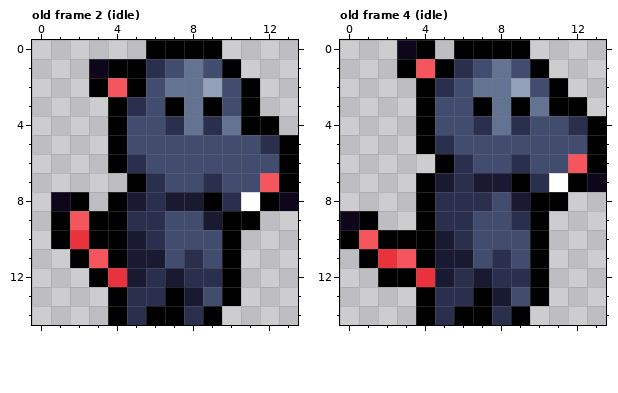
Two versions of one pixel-art file, BurningKnight/Content/Animations/rat.ase. The picture above was drawn from the file before the commit.
14x15 pixels, 6 frames. Shown: old frame 2 (idle), old frame 4 (idle). The commit also changed other frames, which this record leaves out.
Now the later version:
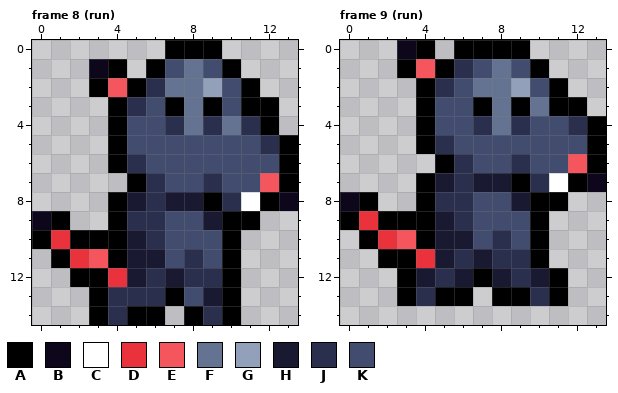
Palette (. is transparent): A #000000  B #0e071b  C #ffffff  D #ea323c  E #f5555d  F #657392  G #92a1b9  H #1a1932  J #2a2f4e  K #424c6e
A new or re-ordered frame is compared with the old frame closest to it.
The exact change:
frames 6 -> 10
--- frame 8 (run) is new; against old frame 2 (idle)
@@ x 0..13 @@
- 0 ......AAAA....
- 1 ...BAAJKFKA...
- 2 ...AEAKFFGKA..
- 3 ....AJKAFAKA..
- 4 ....AKKJFJFAA.
+ 0 .......AAA....
+ 1 ...BA.AKFKA...
+ 2 ...AEAJFFGKA..
+ 3 ....AJKAFAKAA.
+ 4 ....AKKJFJFJA.
  5 ....AKKKKKKKJA
@@ x 0..13 @@
  7 .....AJKKJKKEA
- 8 .BA.AHJHHAJCAB
- 9 .AEAAJJKKHAA..
-10 .ADAAHJKKKA...
-11 ..AEAHHKJKA...
-12 ...ADHJHJJA...
-13 ....AJJAHKA...
-14 ....AJAAJA....
+ 8 ....AHJHHAJCAB
+ 9 BA..AJJKKHAA..
+10 ADAAAHJKKKA...
+11 .ADEAHHKJKA...
+12 ..AADHJHJJA...
+13 ...AJJJAKHA...
+14 ...AJAA.AJA...
--- frame 9 (run) is new; against old frame 4 (idle)
@@ x 0..13 @@
  7 ....AHJHHAJCAB
- 8 ....AJJJKHAA..
- 9 BA..AJJKKJA...
-10 AEAAAHJKKKA...
-11 .ADEAHHKJKA...
-12 ..AADHJHJJA...
-13 ....AJJAHKA...
-14 ....AJAAJA....
+ 8 BA..AJJKKHAA..
+ 9 ADAAAHJKKKA...
+10 .ADEAHHKJKA...
+11 ..AADHJHJJA...
+12 ...AHJHAHJHA..
+13 ...AJAA.AAJA..
+14 ..............
Boxes around the changes in both pictures, in picture pixels (x1, y1, x2, y2):
changed: (127, 40, 279, 135)
changed: (32, 192, 241, 325)
changed: (340, 192, 568, 325)
